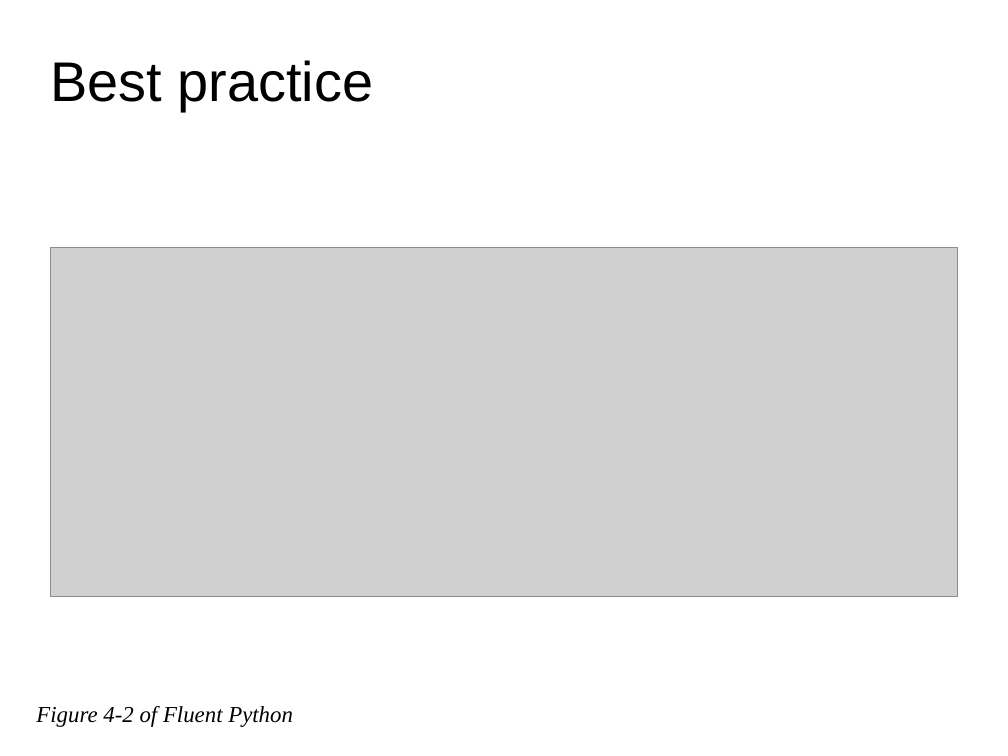
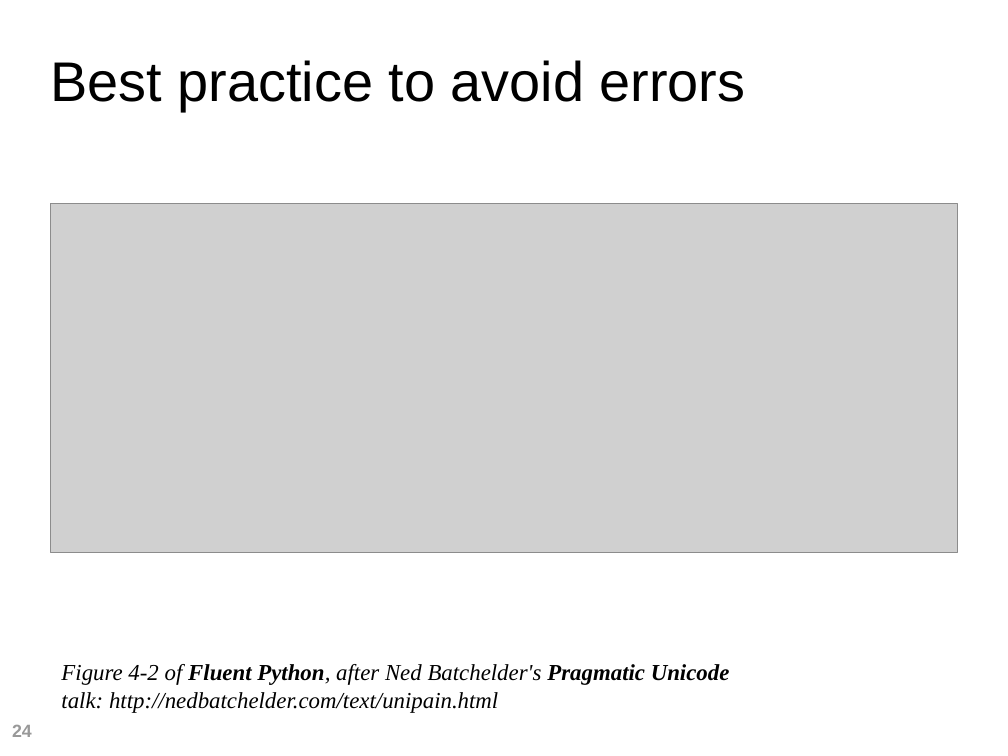
Before and after one commit to fluentpython/unicode-solutions, a slide deck: slide 24 of unicode-solutions.odp (slide 16 before the commit). Drawn at 1008x756 pixels with LibreOffice and Linux fonts; fonts in the diff are those of the drawing; grey boxes stand for pictures; background and template pictures are left out. Boxes give left, top, right and bottom in pixels: in the first picture for what was removed or moved away, otherwise in the second. Text is boxed around its words. In the diff, an @@ line names an element or a change of style, - is before the commit and + after.

```diff
--- a/unicode-solutions.odp
+++ b/unicode-solutions.odp
@@ title at (50,60,746,111): text changed @@
-Best practice
+Best practice to avoid errors
@@ picture: place and size @@
-picture at (50,248,958,596)
+picture at (50,204,958,552)
@@ text added at (61,664,730,713), 18 pt, text #000000, italic @@
+Figure 4-2 of Fluent Python, after Ned Batchelder's Pragmatic Unicode
+talk: http://nedbatchelder.com/text/unipain.html
@@ text removed at (36,706,293,727) @@
-Figure 4-2 of Fluent Python
@@ page number added at (12,725,32,737), 14 pt, text #999999, bold @@
+24
```
Also in this commit, not shown: 15 other slides changed, 26 slides added, 8 slides removed, 26 other files.
